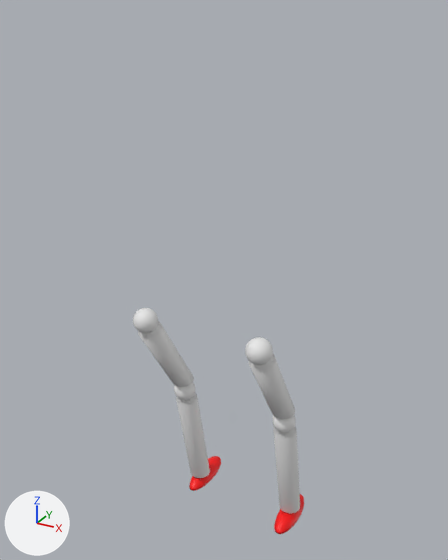
The Blender file sandboxing/NewArmature/NewArmature.blend, before and after one commit.
Camera for both pictures: a 50 mm lens placed at (2.16, -4.34, 4.5), pointed at (-0.11, -0.2, 2.43). Every picture has the same lights, and +X, +Y and +Z are marked at lower left.
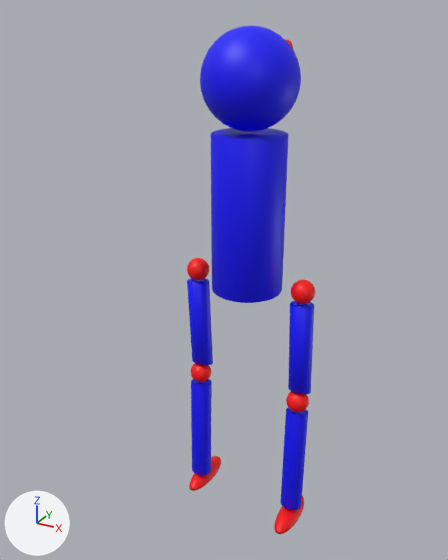
Location of each change, (x1, y1, x2, y2) in pixels of the pictures (448 x 560 px):
'body', added (blue): after (211, 128, 288, 303)
'head', added (blue): after (200, 26, 301, 132)
'Cylinder.001', recoloured, moved, turned: before (248, 354, 295, 419); after (288, 301, 314, 394)
'Cylinder.003', recoloured, moved, turned: before (138, 321, 194, 387); after (187, 278, 213, 365)
'Cylinder', recoloured, moved, turned: before (273, 427, 300, 513); after (281, 407, 308, 510)
'Cylinder.002', recoloured, moved, turned: before (176, 393, 210, 478); after (191, 379, 212, 475)
'Sphere.001', recoloured, moved: before (245, 337, 273, 365); after (291, 280, 315, 304)
'Sphere.004', recoloured, moved: before (133, 308, 158, 333); after (187, 258, 209, 280)
'Sphere', recoloured, moved: before (272, 415, 296, 433); after (286, 391, 309, 412)
'Sphere.003', recoloured, moved: before (174, 382, 196, 400); after (191, 363, 211, 382)
'eye.r', added: after (285, 39, 293, 49)

The change, as a diff of the scene's bpy script:
```diff
--- a/sandboxing/NewArmature/NewArmature.blend.py
+++ b/sandboxing/NewArmature/NewArmature.blend.py
@@ me_cylinder @@
 me_cylinder.from_pydata(...)  # 64 vertices, 34 faces; spans x -1.0..1.0, y 29.1..33.24, z -0.88..0.16
+me_cylinder.materials.append(mat_blue)  # blue #0300ff
@@ me_sphere @@
 me_sphere.from_pydata(...)  # 482 vertices, 512 faces; spans x -1.0..1.0, y -1.0..1.0, z -1.0..1.0
+me_sphere.materials.append(mat_red)  # red #ff0000
@@ me_cylinder_001 @@
 me_cylinder_001.from_pydata(...)  # 64 vertices, 34 faces; spans x -1.0..1.0, y 29.15..35.66, z -1.03..-0.23
+me_cylinder_001.materials.append(mat_blue)  # blue #0300ff
@@ me_sphere_001 @@
 me_sphere_001.from_pydata(...)  # 482 vertices, 512 faces; spans x -1.0..1.0, y -1.0..1.0, z -1.0..1.0
+me_sphere_001.materials.append(mat_red)  # red #ff0000
@@ me_cylinder_002 @@
 me_cylinder_002.from_pydata(...)  # 64 vertices, 34 faces; spans x -1.0..1.0, y 29.1..33.24, z -0.88..0.16
+me_cylinder_002.materials.append(mat_blue)  # blue #0300ff
@@ me_sphere_003 @@
 me_sphere_003.from_pydata(...)  # 482 vertices, 512 faces; spans x -1.0..1.0, y -1.0..1.0, z -1.0..1.0
+me_sphere_003.materials.append(mat_red)  # red #ff0000
@@ me_cylinder_003 @@
 me_cylinder_003.from_pydata(...)  # 64 vertices, 34 faces; spans x -1.0..1.0, y 29.15..35.66, z -1.03..-0.23
+me_cylinder_003.materials.append(mat_blue)  # blue #0300ff
@@ me_sphere_004 @@
 me_sphere_004.from_pydata(...)  # 482 vertices, 512 faces; spans x -1.0..1.0, y -1.0..1.0, z -1.0..1.0
+me_sphere_004.materials.append(mat_red)  # red #ff0000
@@ ob_cylinder @@
 ob_cylinder = bpy.data.objects.new('Cylinder', me_cylinder)
-ob_cylinder.location = (0.502, 3.0, 1.0)
-ob_cylinder.rotation_euler = (0.0, 0.0, 3.142)  # degrees (0, 0, 180)
+ob_cylinder.location = (0.502, 3.149, 0.29)
+ob_cylinder.rotation_euler = (0.23, 0.0, 3.142)  # degrees (13, 0, 180)
 ob_cylinder.scale = (0.1, 0.1, 1.0)
@@ ob_sphere @@
 ob_sphere = bpy.data.objects.new('Sphere', me_sphere)
-ob_sphere.location = (0.502, -0.254, 1.263)
+ob_sphere.location = (0.502, 0.041, 1.288)
 ob_sphere.scale = (0.1, 0.1, 0.1)
@@ ob_cylinder_001 @@
 ob_cylinder_001 = bpy.data.objects.new('Cylinder.001', me_cylinder_001)
-ob_cylinder_001.location = (0.502, 2.734, 2.393)
-ob_cylinder_001.rotation_euler = (0.0, 0.0, 3.142)  # degrees (0, 0, 180)
+ob_cylinder_001.location = (0.502, 3.204, 0.825)
+ob_cylinder_001.rotation_euler = (0.499, 0.0, 3.142)  # degrees (29, 0, 180)
 ob_cylinder_001.scale = (0.1, 0.1, 1.0)
@@ ob_sphere_001 @@
 ob_sphere_001 = bpy.data.objects.new('Sphere.001', me_sphere_001)
-ob_sphere_001.location = (0.502, -0.794, 2.221)
+ob_sphere_001.location = (0.502, 0.024, 2.363)
 ob_sphere_001.scale = (0.1, 0.1, 0.1)
@@ ob_cylinder_002 @@
 ob_cylinder_002 = bpy.data.objects.new('Cylinder.002', me_cylinder_002)
-ob_cylinder_002.location = (-0.498, 3.0, 1.0)
-ob_cylinder_002.rotation_euler = (0.0, 0.0, 3.142)  # degrees (0, 0, 180)
+ob_cylinder_002.location = (-0.498, 3.149, 0.29)
+ob_cylinder_002.rotation_euler = (0.23, 0.0, 3.142)  # degrees (13, 0, 180)
 ob_cylinder_002.scale = (0.1, 0.1, 1.0)
@@ ob_sphere_003 @@
 ob_sphere_003 = bpy.data.objects.new('Sphere.003', me_sphere_003)
-ob_sphere_003.location = (-0.498, -0.254, 1.263)
+ob_sphere_003.location = (-0.498, 0.041, 1.288)
 ob_sphere_003.scale = (0.1, 0.1, 0.1)
@@ ob_cylinder_003 @@
 ob_cylinder_003 = bpy.data.objects.new('Cylinder.003', me_cylinder_003)
-ob_cylinder_003.location = (-0.498, 2.734, 2.393)
-ob_cylinder_003.rotation_euler = (0.0, 0.0, 3.142)  # degrees (0, 0, 180)
+ob_cylinder_003.location = (-0.498, 3.204, 0.825)
+ob_cylinder_003.rotation_euler = (0.499, 0.0, 3.142)  # degrees (29, 0, 180)
 ob_cylinder_003.scale = (0.1, 0.1, 1.0)
@@ ob_sphere_004 @@
 ob_sphere_004 = bpy.data.objects.new('Sphere.004', me_sphere_004)
-ob_sphere_004.location = (-0.498, -0.794, 2.221)
+ob_sphere_004.location = (-0.498, 0.024, 2.363)
 ob_sphere_004.scale = (0.1, 0.1, 0.1)
@@ ob_eye_r @@
+ob_eye_r = bpy.data.objects.new('eye.r', me_sphere_007)  # a UV sphere (32 segments, 16 rings, poles along z) spanning x -1.0..1.0, y -1.0..1.0, z -1.0..1.0; in mat_red (red #ff0000)
+ob_eye_r.parent = ob_head
+ob_eye_r.location = (0.154, 0.3, 4.2)
+ob_eye_r.scale = (0.0504, 0.0504, 0.0751)
@@ ob_head @@
+ob_head = bpy.data.objects.new('head', me_sphere_006)  # a UV sphere (32 segments, 16 rings, poles along z) spanning x -1.0..1.0, y -1.0..1.0, z -1.0..1.0; in mat_blue (blue #0300ff)
+ob_head.location = (0.0, 0.0, 4.0)
+ob_head.scale = (0.375, 0.375, 0.375)
@@ ob_body @@
+ob_body = bpy.data.objects.new('body', me_cylinder_004)  # a 32-sided cylinder along z spanning x -1.0..1.0, y -1.0..1.0, z -0.3..1.0; in mat_blue (blue #0300ff)
+ob_body.location = (0.0, 0.0, 2.6)
+ob_body.scale = (0.3, 0.3, 1.0)
```
